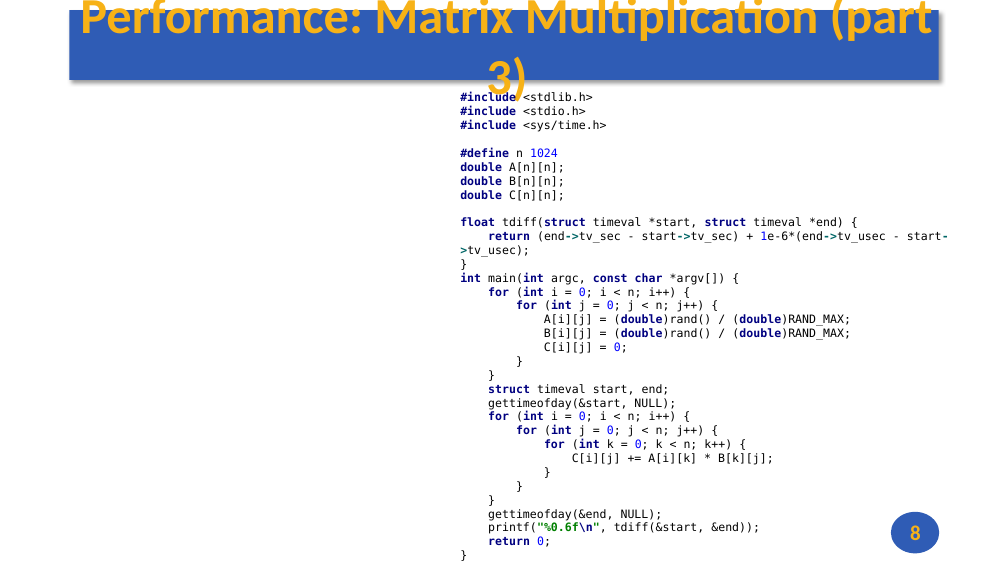
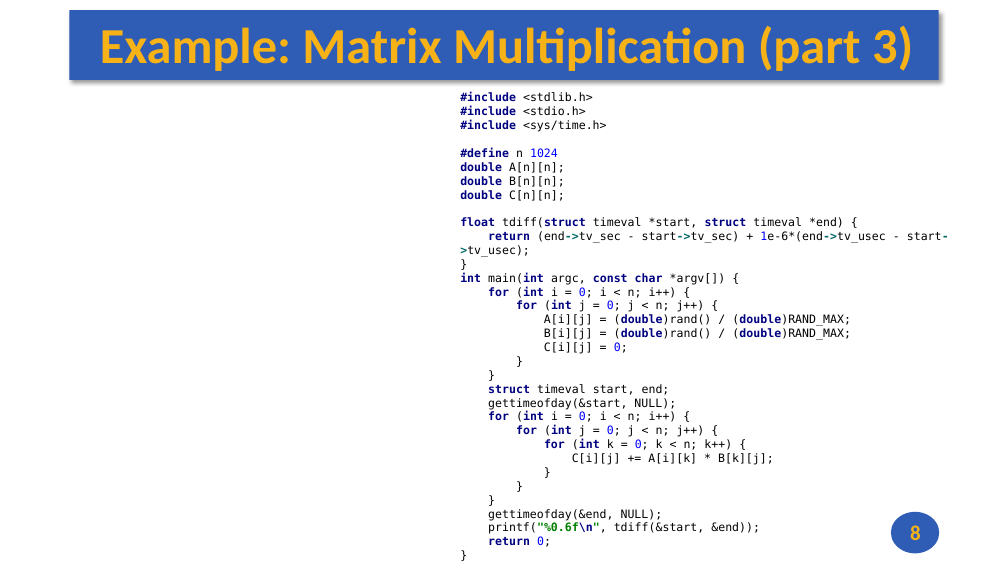
Before and after one commit to andrewt0301/hse-acos-course, a slide deck: slide 8 of docs/part1ca/01_Introduction/CA_Lecture_01.pptx. Drawn at 1008x567 pixels with LibreOffice and Linux fonts; fonts in the diff are those of the drawing; grey boxes stand for pictures. Boxes give left, top, right and bottom in pixels: in the first picture for what was removed or moved away, otherwise in the second. Text is boxed around its words. In the diff, an @@ line names an element or a change of style, - is before the commit and + after.

```diff
--- a/docs/part1ca/01_Introduction/CA_Lecture_01.pptx
+++ b/docs/part1ca/01_Introduction/CA_Lecture_01.pptx
@@ title at (100,26,913,71): text changed @@
-Performance: Matrix Multiplication (part 3)
+Example: Matrix Multiplication (part 3)
```
Also in this commit, not shown: 4 other slides changed.
